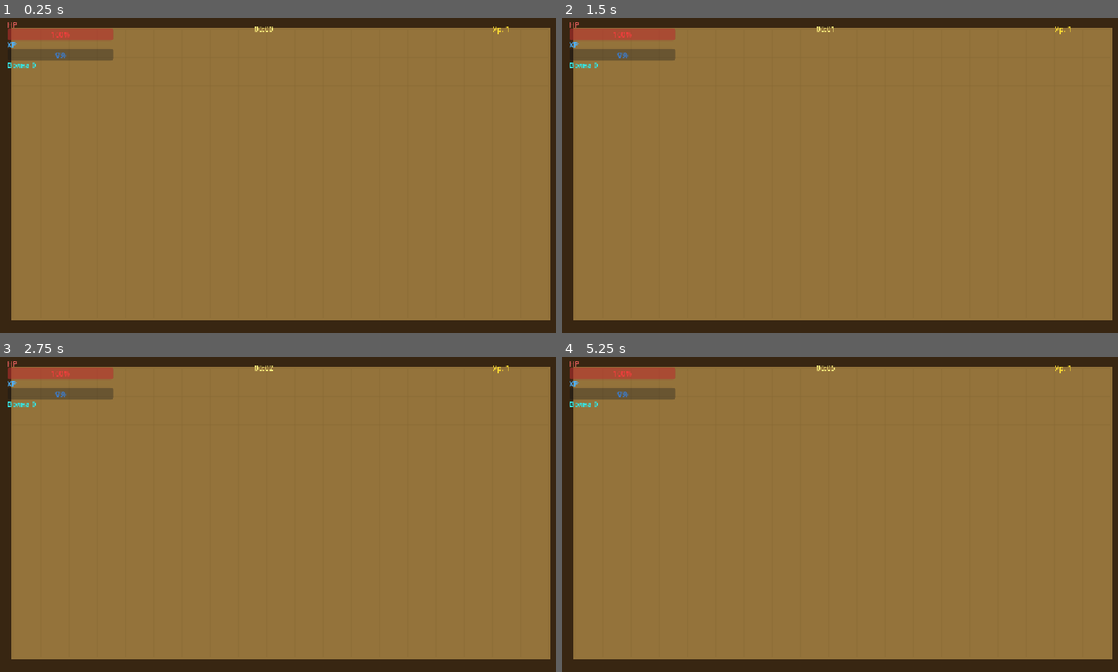
Above: before the commit, frames 1-4 (two rows, left to right).
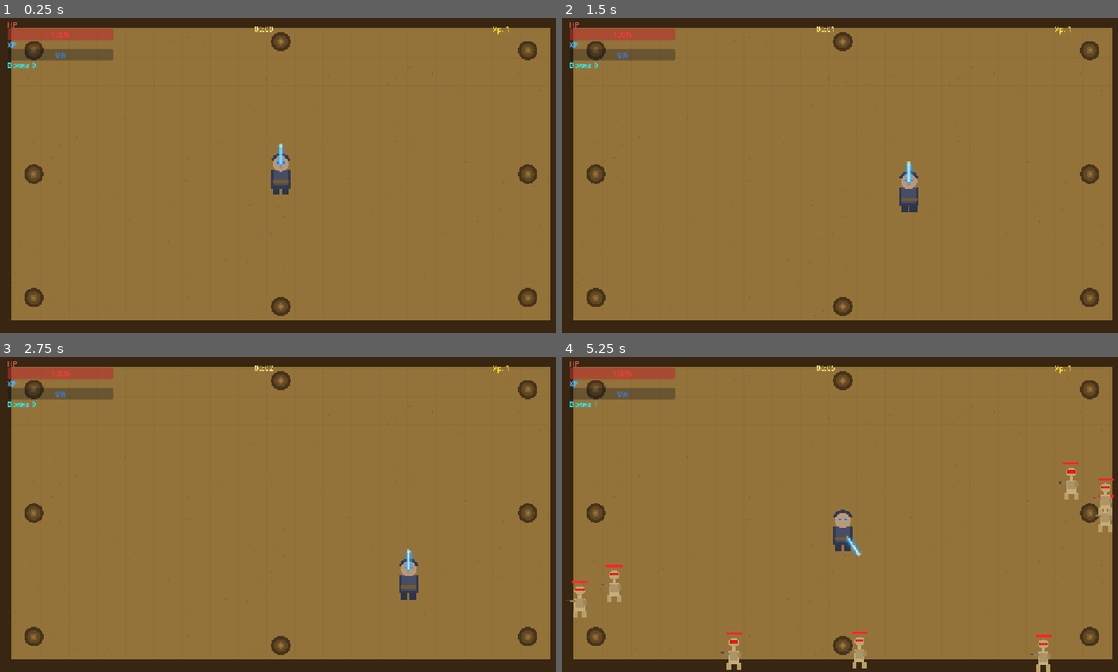
Above: after the commit, the same moments.

Repository: denrech/denos
Game: Godot game, scene res://scenes/Main.tscn
Same seed, same stepped clock (60 frames per second), same inputs: the game is played once before the commit and once after it.
Inputs:
- Up to frame 1 (0.25 s): no input
- Up to frame 2 (1.5 s): tap Enter at 0.5 s; hold Right (ui_right) 0.53-1.28 s; hold Down (ui_down) from 1.28 s (still down)
- Up to frame 3 (2.75 s): release Down (ui_down) at 2.03 s; hold Right (ui_right) from 2.03 s (still down)
- Up to frame 4 (5.25 s): release Right (ui_right) at 2.78 s; hold Up (ui_up) 2.78-3.53 s; hold Left (ui_left) 3.53-5.03 s; hold Down (ui_down) from 5.03 s (still down)

The runs differ from the first frame. In frame 1, 1.6% of the frame differs, in the area x 4-97%, y 4-95%; in frame 2, 1.6%; in frame 3, 1.6%; in frame 4, 3.1%, in the area x 0-100%, y 4-100%.
Error before the commit: Parse Error: Cannot infer the type of "target" variable because the value doesn't have a set type. (res://scripts/Player.gd:112)

Commit message:
Fix type inference for target angle variable

Diff:
--- a/scripts/Player.gd
+++ b/scripts/Player.gd
@@ -109,7 +109,7 @@
 	else:
 		var nearest := _get_nearest_enemy()
 		if nearest:
-			var target := (nearest.position - position).angle()
+			var target: float = (nearest.position - position).angle()
 			sword_angle = lerp_angle(sword_angle, target, delta * 7.0)
 
 	queue_redraw()
